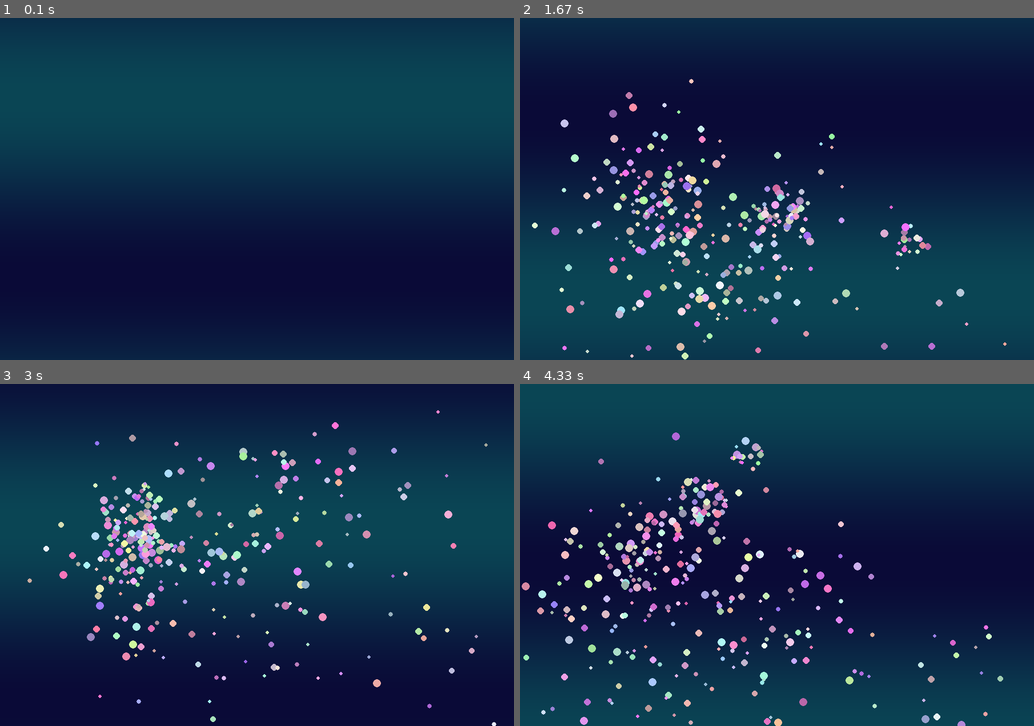
Above: before the commit, frames 1-4 (two rows, left to right).
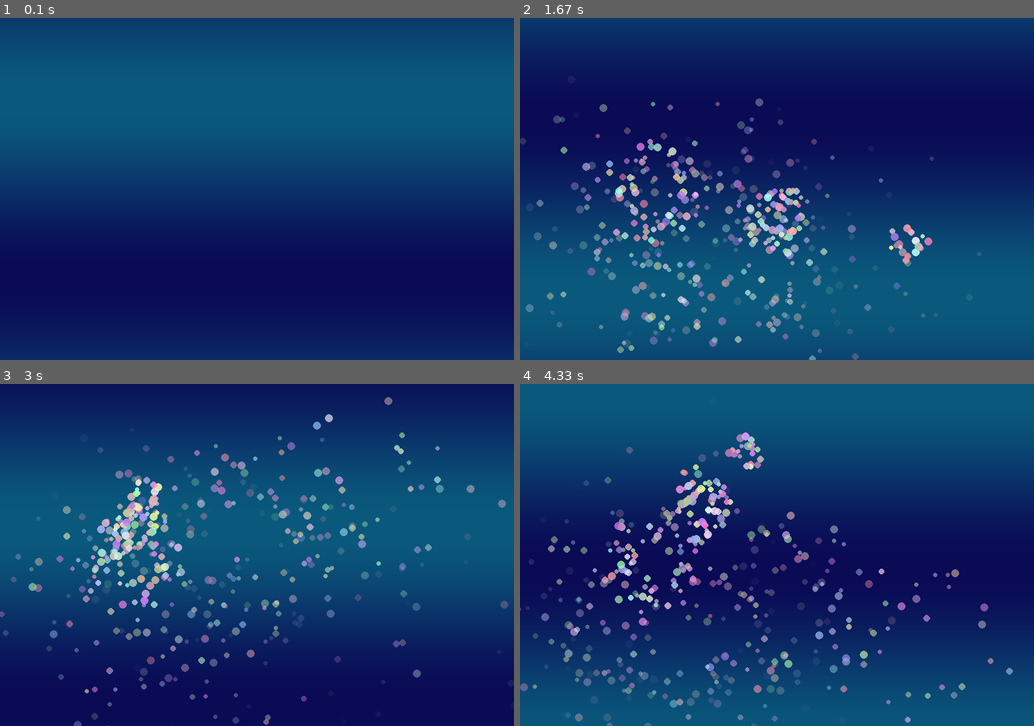
Above: after the commit, the same moments.

Repository: Hoseo20260180/my-first-game
Game: pygame game, started from pygame_test.py
Same seed, same stepped clock (60 frames per second), same inputs: the game is played once before the commit and once after it.
Inputs (mouse positions are in pixels of both pictures, inside the frame that each line leads up to):
- Up to frame 1 (0.1 s): no input
- Up to frame 2 (1.67 s): press the mouse at (653, 192) at 0.37 s; move the mouse to (741, 230) at 0.47 s; release the mouse at (828, 264) at 0.6 s; press the mouse at (653, 192) at 0.7 s; move the mouse to (746, 206) at 0.8 s; release the mouse at (838, 219) at 0.93 s; press the mouse at (653, 192) at 1.03 s; move the mouse to (705, 233) at 1.13 s; release the mouse at (751, 277) at 1.27 s; press the mouse at (653, 192) at 1.37 s; move the mouse to (782, 216) at 1.47 s; release the mouse at (910, 243) at 1.6 s
- Up to frame 3 (3 s): press the mouse at (133, 558) at 1.7 s; move the mouse to (282, 602) at 1.8 s; release the mouse at (436, 643) at 1.93 s; press the mouse at (133, 558) at 2.03 s; move the mouse to (251, 527) at 2.13 s; release the mouse at (364, 493) at 2.27 s; press the mouse at (133, 558) at 2.37 s; move the mouse to (251, 513) at 2.47 s; release the mouse at (375, 472) at 2.6 s; press the mouse at (133, 558) at 2.7 s; move the mouse to (138, 527) at 2.8 s; release the mouse at (143, 493) at 2.93 s
- Up to frame 4 (4.33 s): press the mouse at (653, 558) at 3.03 s; move the mouse to (638, 619) at 3.13 s; release the mouse at (622, 681) at 3.27 s; press the mouse at (653, 558) at 3.37 s; move the mouse to (663, 568) at 3.47 s; release the mouse at (674, 582) at 3.6 s; press the mouse at (653, 558) at 3.7 s; move the mouse to (792, 596) at 3.8 s; release the mouse at (936, 637) at 3.93 s; press the mouse at (653, 558) at 4.03 s; move the mouse to (699, 503) at 4.13 s; release the mouse at (746, 452) at 4.27 s

The runs differ from the first frame. In frame 1, 100% of the frame differs, in the area x 0-100%, y 0-100%; in frame 2, 100%; in frame 3, 100%; in frame 4, 100%.

Commit message:
Update pygame_test.py

Diff:
--- a/pygame_test.py
+++ b/pygame_test.py
@@ -2,51 +2,71 @@
 import random
 import math
 
+# ---------------- SETTINGS ----------------
+WIDTH, HEIGHT = 900, 600
+FPS = 60
+GRAVITY = 0.08
+PARTICLES_PER_CLICK = 10
+
+# ------------------------------------------
+
 pygame.init()
-
-WIDTH, HEIGHT = 900, 600
 screen = pygame.display.set_mode((WIDTH, HEIGHT))
-pygame.display.set_caption("Fancy Particle Playground")
-
+pygame.display.set_caption("✨ Fancy Particle Playground")
 clock = pygame.time.Clock()
 
 particles = []
+
 
 class Particle:
     def __init__(self, x, y):
         self.x = x
         self.y = y
 
-        angle = random.uniform(0, math.pi * 2)
-        speed = random.uniform(1, 6)
+        angle = random.uniform(0, math.tau)
+        speed = random.uniform(2, 6)
 
         self.vx = math.cos(angle) * speed
         self.vy = math.sin(angle) * speed
 
-        self.life = random.randint(40, 80)
-        self.size = random.randint(3, 7)
+        self.life = random.randint(50, 90)
+        self.max_life = self.life
 
-        self.color = (
-            random.randint(150,255),
-            random.randint(100,255),
-            random.randint(150,255)
+        self.size = random.randint(4, 7)
+
+        self.color = pygame.Color(
+            random.randint(150, 255),
+            random.randint(120, 255),
+            random.randint(150, 255)
         )
 
     def update(self):
         self.x += self.vx
         self.y += self.vy
 
-        self.vy += 0.08
+        self.vy += GRAVITY
         self.life -= 1
 
-    def draw(self, surf):
-        if self.life > 0:
-            pygame.draw.circle(
-                surf,
-                self.color,
-                (int(self.x), int(self.y)),
-                self.size
-            )
+    def draw(self, surface):
+        if self.life <= 0:
+            return
+
+        alpha = int(255 * (self.life / self.max_life))
+
+        glow_surface = pygame.Surface((self.size*4, self.size*4), pygame.SRCALPHA)
+        color = (*self.color[:3], alpha)
+
+        pygame.draw.circle(
+            glow_surface,
+            color,
+            (self.size*2, self.size*2),
+            self.size
+        )
+
+        surface.blit(
+            glow_surface,
+            (self.x - self.size*2, self.y - self.size*2)
+        )
 
     def alive(self):
         return self.life > 0
@@ -54,38 +74,58 @@
 
 def draw_background(surface, t):
     for y in range(HEIGHT):
-        c = int(40 + 30 * math.sin(y * 0.01 + t))
-        color = (10, c, 50 + c//2)
+        wave = math.sin(y * 0.01 + t)
+        c = int(50 + 40 * wave)
+
+        color = (10, c, 80 + c // 2)
         pygame.draw.line(surface, color, (0, y), (WIDTH, y))
 
 
-running = True
-time = 0
+def spawn_particles(x, y):
+    for _ in range(PARTICLES_PER_CLICK):
+        particles.append(Particle(x, y))
 
-while running:
 
-    for event in pygame.event.get():
-        if event.type == pygame.QUIT:
-            running = False
-
-    mouse = pygame.mouse.get_pos()
-    buttons = pygame.mouse.get_pressed()
-
-    if buttons[0]:
-        for _ in range(8):
-            particles.append(Particle(mouse[0], mouse[1]))
-
-    time += 0.03
-
-    draw_background(screen, time)
-
+def update_particles():
     for p in particles:
         p.update()
-        p.draw(screen)
 
-    particles = [p for p in particles if p.alive()]
+    particles[:] = [p for p in particles if p.alive()]
 
-    pygame.display.flip()
-    clock.tick(60)
 
-pygame.quit()
+def draw_particles(surface):
+    for p in particles:
+        p.draw(surface)
+
+
+def main():
+    running = True
+    time = 0
+
+    while running:
+        clock.tick(FPS)
+
+        for event in pygame.event.get():
+            if event.type == pygame.QUIT:
+                running = False
+
+        mouse_pos = pygame.mouse.get_pos()
+        mouse_buttons = pygame.mouse.get_pressed()
+
+        if mouse_buttons[0]:
+            spawn_particles(*mouse_pos)
+
+        time += 0.03
+
+        draw_background(screen, time)
+
+        update_particles()
+        draw_particles(screen)
+
+        pygame.display.flip()
+
+    pygame.quit()
+
+
+if __name__ == "__main__":
+    main()
